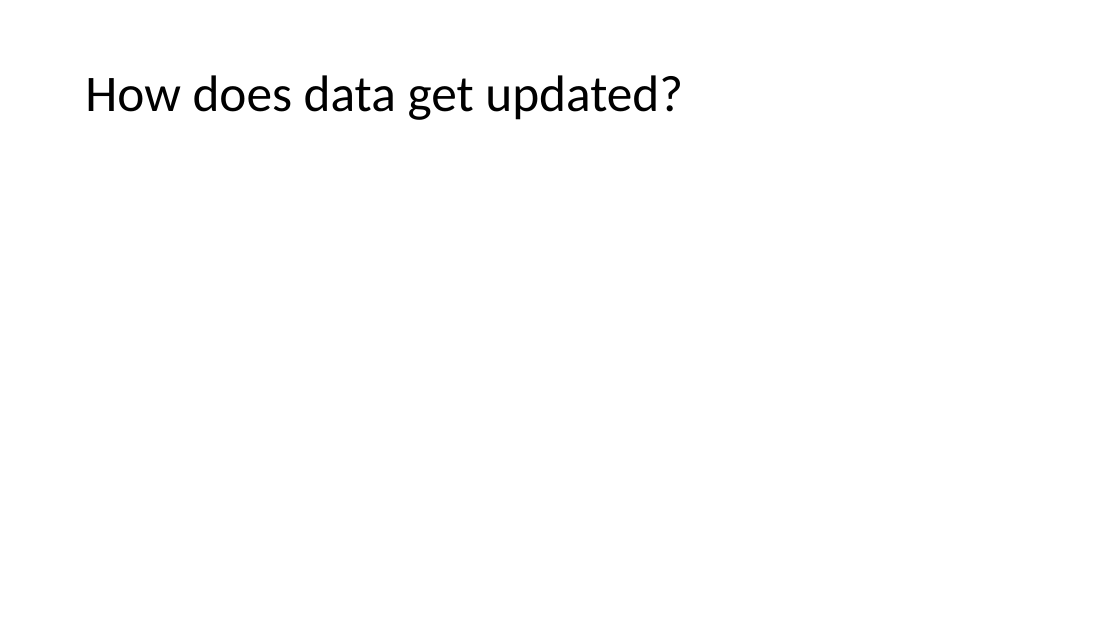
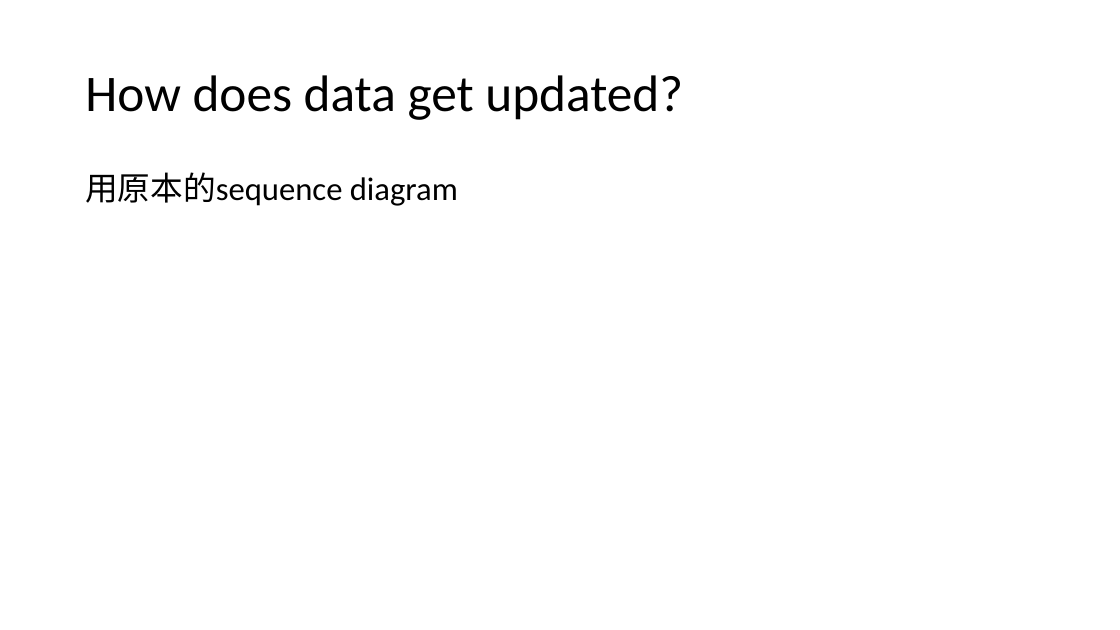
Before and after one commit to yichiehliu/yichiehliu.github.io, a slide deck: slide 9 of Daimler_revised.pptx (slide 3 before the commit). Drawn at 1120x630 pixels with LibreOffice and Linux fonts; fonts in the diff are those of the drawing. Boxes give left, top, right and bottom in pixels: in the first picture for what was removed or moved away, otherwise in the second. Text is boxed around its words. In the diff, an @@ line names an element or a change of style, - is before the commit and + after.

```diff
--- a/Daimler_revised.pptx
+++ b/Daimler_revised.pptx
@@ text added at [85,172,458,206], 28 pt, text #000000 @@
+用原本的sequence diagram
```
Also in this commit, not shown: 3 other slides changed, 6 slides added, 5 other files.
